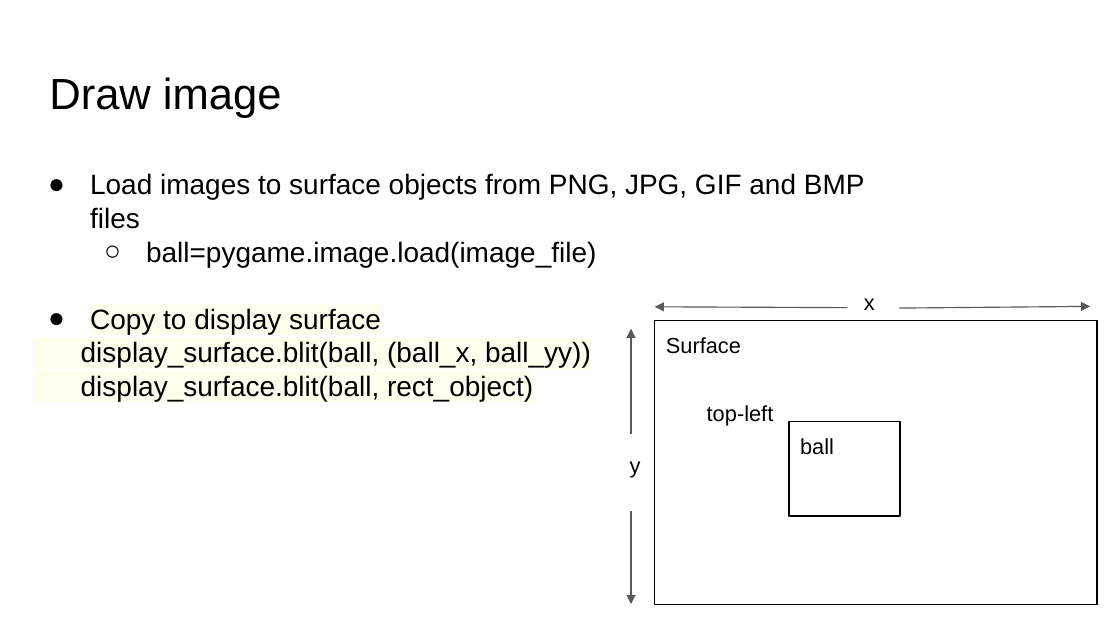
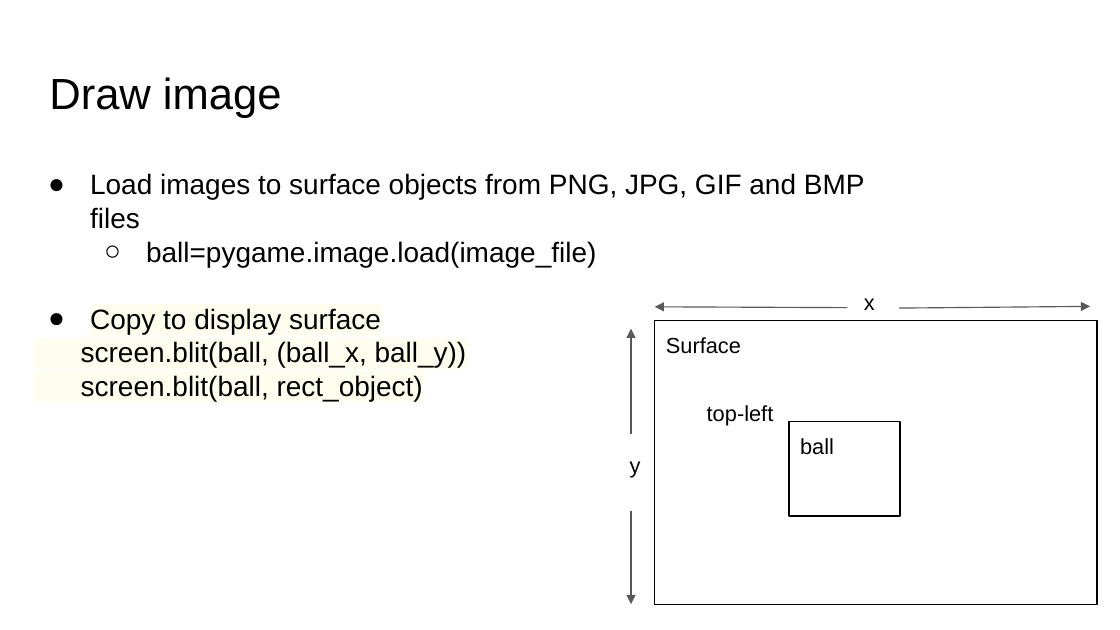
Before and after one commit to zhihongzeng2002/pythongame, a slide deck: slide 12 of 2/Bouncing Ball Game.pptx. Drawn at 1120x630 pixels with LibreOffice and Linux fonts; fonts in the diff are those of the drawing. Boxes give left, top, right and bottom in pixels: in the first picture for what was removed or moved away, otherwise in the second. Text is boxed around its words. In the diff, an @@ line names an element or a change of style, - is before the commit and + after.

Commit message:
update ppt

```diff
--- a/2/Bouncing Ball Game.pptx
+++ b/2/Bouncing Ball Game.pptx
@@ text at [81,341,467,401]: text changed @@
-display_surface.blit(ball, (ball_x, ball_yy))
-display_surface.blit(ball, rect_object)
+screen.blit(ball, (ball_x, ball_y))
+screen.blit(ball, rect_object)
```
Also in this commit, not shown: 2 other slides changed, 1 slide added.
